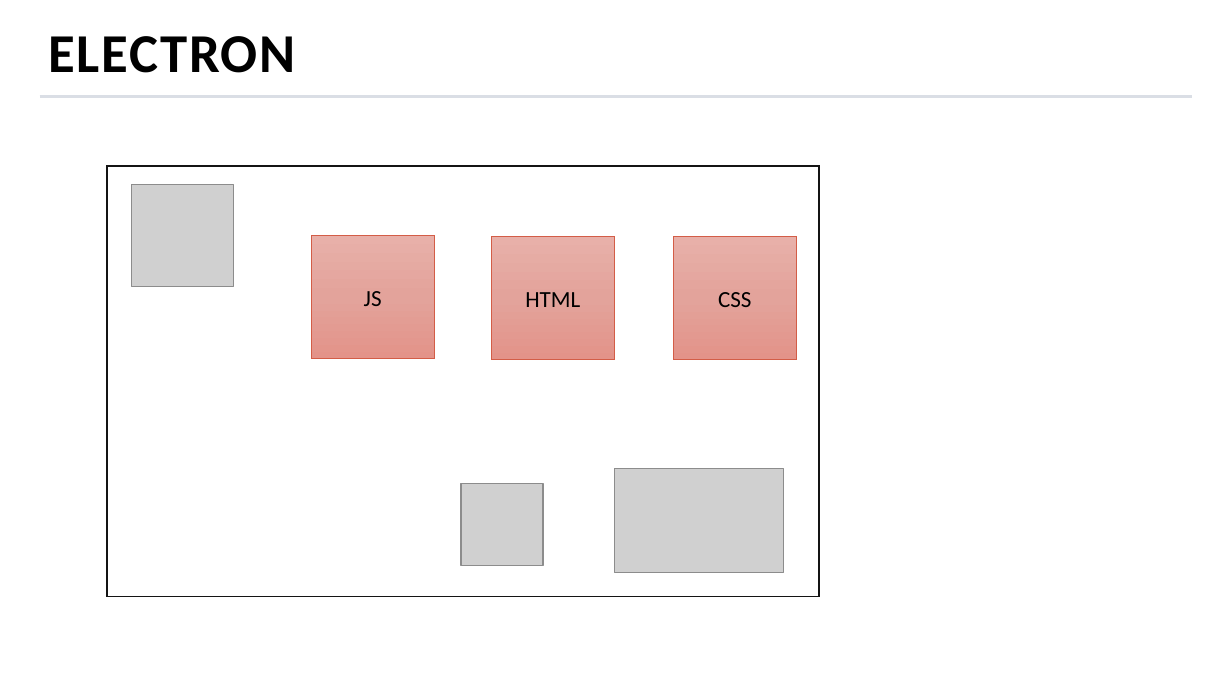
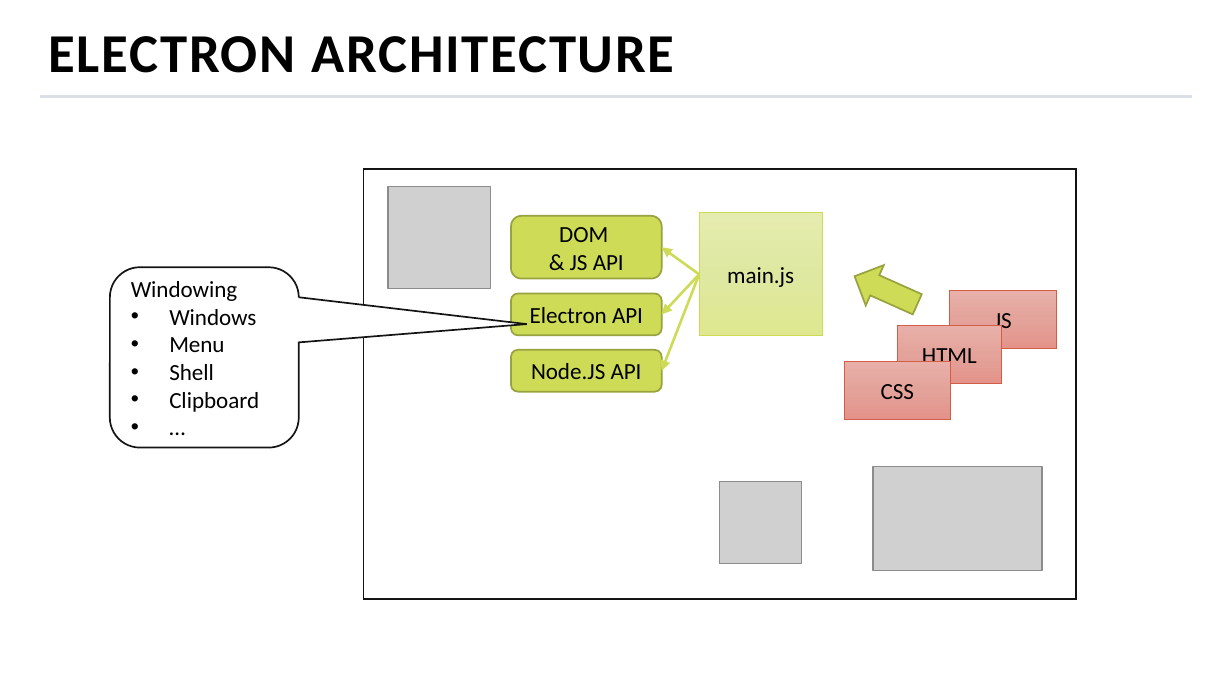
Before and after one commit to MihailRomanov/TechTalks_GUI_in_Net, a slide deck: slide 39 of presentation.pptx (slide 38 before the commit). Drawn at 1232x693 pixels with LibreOffice and Linux fonts; fonts in the diff are those of the drawing; grey boxes stand for pictures; background and template pictures are left out. Boxes give left, top, right and bottom in pixels: in the first picture for what was removed or moved away, otherwise in the second. Text is boxed around its words. In the diff, an @@ line names an element or a change of style, - is before the commit and + after.

```diff
--- a/presentation.pptx
+++ b/presentation.pptx
@@ title at (49,36,675,73): text changed @@
-ELECTRON
+ELECTRON ARCHITECTURE
@@ rectangle: place and size @@
-rectangle at (107,166,819,596)
+rectangle at (363,169,1076,599)
@@ picture: place and size @@
-picture at (132,185,234,287)
+picture at (388,187,490,290)
@@ rounded rectangle added at (511,216,662,278), fill #CEDB56, outline #98A240 1 pt, 13.5 pt, text #000000 @@
+DOM
+& JS API
@@ rectangle "main.js": place and size @@
-rectangle "main.js" at (310,235,434,359)
+rectangle "main.js" at (699,213,822,336)
@@ rectangle "main.js" at (699,213,822,336): fill gradient #E8B0AA to #E3A39C to #E39389 to gradient #E6EDB0 to #E0E9A1 to #DFE990; outline #D35D47 0.5 pt to #CEDB56 0.5 pt @@
@@ rounded speech box added at (110,267,298,447), fill #FFFFFF, outline #141414 1 pt, 13.5 pt, text #000000 @@
+Windowing
+• Windows
+• Menu
+• Shell
+• Clipboard
+• …
@@ arrow added from (699, 275) to (662, 248), #CEDB56 1.5 pt @@
@@ text in rectangle at (727,267,794,287): text changed @@
-JS
+main.js
@@ down arrow added at (845,256,926,325), fill #CEDB56, outline #98A240 1 pt @@
@@ rounded rectangle added at (511,293,662,335), fill #CEDB56, outline #98A240 1 pt, 13.5 pt, text #000000 @@
+Electron API
@@ arrow added from (699, 275) to (662, 314), #CEDB56 1.5 pt @@
@@ arrow added from (699, 275) to (662, 371), #CEDB56 1.5 pt @@
@@ rectangle added at (950,291,1057,349), fill gradient #E8B0AA to #E3A39C to #E39389, outline #D35D47 0.5 pt, 13.5 pt, text #000000 @@
+JS
@@ rectangle "HTML": place and size @@
-rectangle "HTML" at (492,237,615,360)
+rectangle "HTML" at (897,325,1002,383)
@@ rounded rectangle added at (511,350,662,392), fill #CEDB56, outline #98A240 1 pt, 13.5 pt, text #000000 @@
+Node.JS API
@@ rectangle "CSS": place and size @@
-rectangle "CSS" at (673,237,796,360)
+rectangle "CSS" at (844,361,950,419)
@@ picture: place and size @@
-picture at (615,468,784,572)
+picture at (873,467,1042,570)
@@ picture: place and size @@
-picture at (461,483,543,565)
+picture at (719,482,802,564)
```
Also in this commit, not shown: 6 other slides changed, 4 slides added, 2 slides removed.
